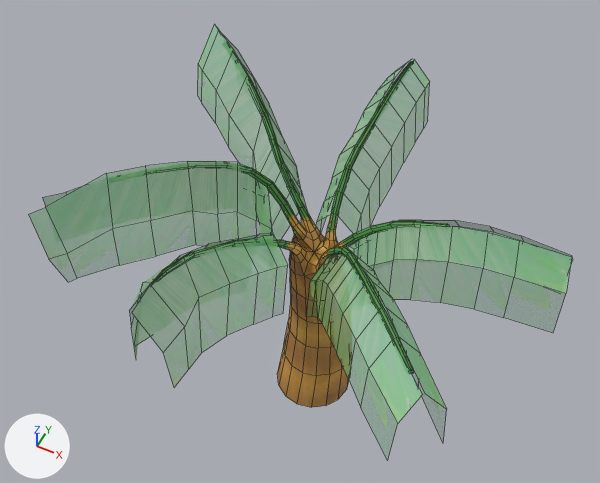
What one commit did to the FBX model Assets/3D/Props/Props/Props_Tree_2.1.fbx.
The view is the same before and after, from a camera (50 mm lens) standing at (3.96, -8.38, 14.7) and looking at (-0.42, 0.38, 3.75). Every picture has the same lights, and +X, +Y and +Z are marked at lower left. Mesh edges are drawn as thin lines. Vertices at the same position are counted once.

In view in the first picture: 'Props_Tree_2.1'.
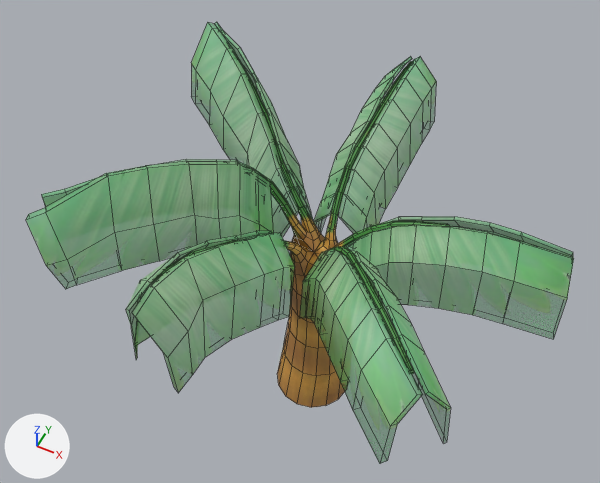
Commit message: fix 3D props boat + chair + tree + bush

Boxes [x1, y1, x2, y2] around the edits, measured in the pictures (600 x 483 px):
'Props_Tree_2.1', reshaped
    before: [28, 24, 573, 429]
    after: [26, 22, 574, 431]
part 1 of me_props_tree_2_1, added (green)
    after: [26, 22, 574, 431]

Diff of the bpy script that builds the scene:
```diff
--- a/Assets/3D/Props/Props/Props_Tree_2.1.fbx.py
+++ b/Assets/3D/Props/Props/Props_Tree_2.1.fbx.py
@@ me_props_tree_2_1 @@
 # used by ob_props_tree_2_1; location = (0.0, 0.0, 0.0)
-me_props_tree_2_1.from_pydata(...)  # 912 vertices, 752 faces; spans x -3.46..4.09, y -3.31..3.61, z 0.04..6.44
+me_props_tree_2_1.from_pydata(...)  # 1224 vertices, 1168 faces; spans x -3.55..4.12, y -3.36..3.61, z 0.04..6.48
+# me_props_tree_2_1 part 1: 312 vertices added at x -3.55..4.12, y -3.36..3.61, z 3.03..6.48
 me_props_tree_2_1.materials.append(mat_leaf_2_1)
```
